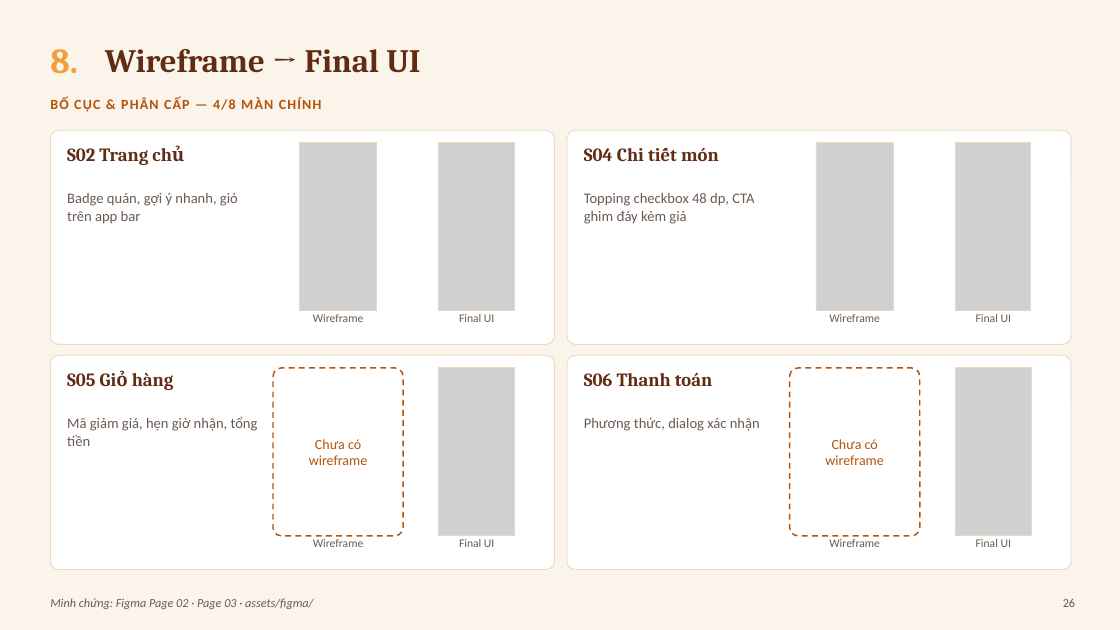
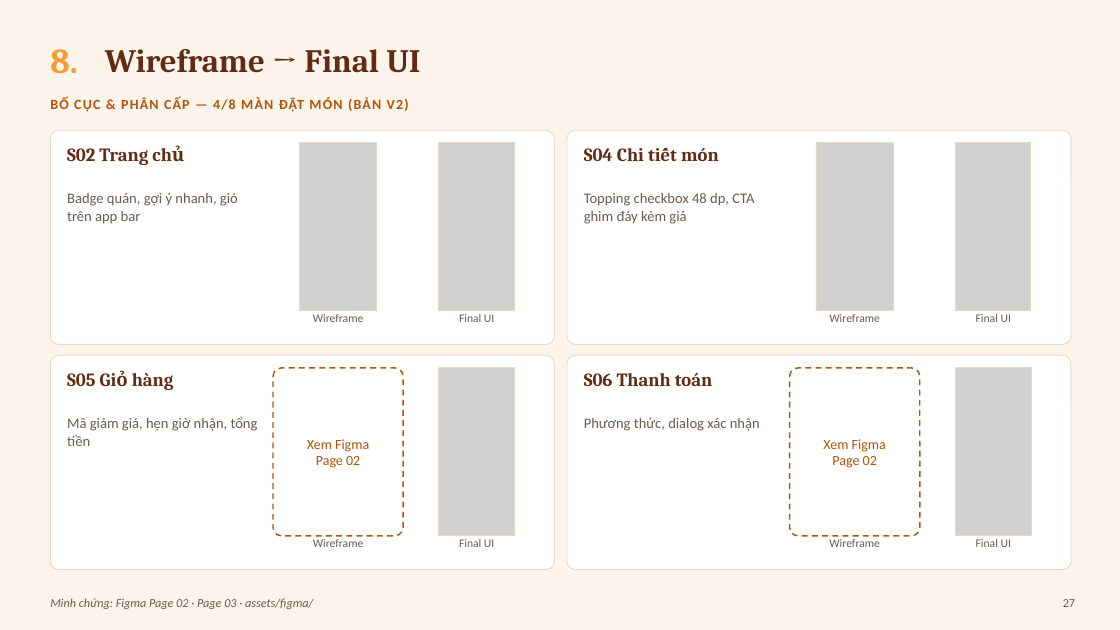
Before and after one commit to baonv0817/PRM323-Lab2-Group2, a slide deck: slide 27 of slides/BreakBite_Lab2_Presentation.pptx (slide 26 before the commit). Drawn at 1120x630 pixels with LibreOffice and Linux fonts; fonts in the diff are those of the drawing; grey boxes stand for pictures. Boxes give left, top, right and bottom in pixels: in the first picture for what was removed or moved away, otherwise in the second. Text is boxed around its words. In the diff, an @@ line names an element or a change of style, - is before the commit and + after.

```diff
--- a/slides/BreakBite_Lab2_Presentation.pptx
+++ b/slides/BreakBite_Lab2_Presentation.pptx
@@ text at [50,97,409,112]: text changed @@
-BỐ CỤC & PHÂN CẤP — 4/8 MÀN CHÍNH
+BỐ CỤC & PHÂN CẤP — 4/8 MÀN ĐẶT MÓN (BẢN V2)
@@ text at [307,439,369,468]: text changed @@
-Chưa có
-wireframe
+Xem Figma
+Page 02
@@ text at [823,439,886,468]: text changed @@
-Chưa có
-wireframe
+Xem Figma
+Page 02
@@ text at [1063,599,1075,607]: text changed @@
-26
+27
```
Also in this commit, not shown: 17 other slides changed, 4 slides added, 17 other files.
